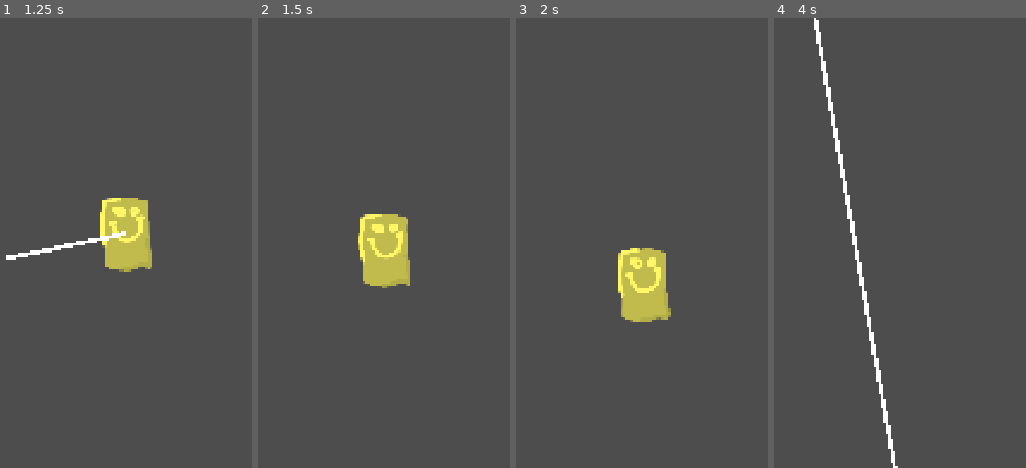
Above: before the commit, frames 1-4 (left to right).
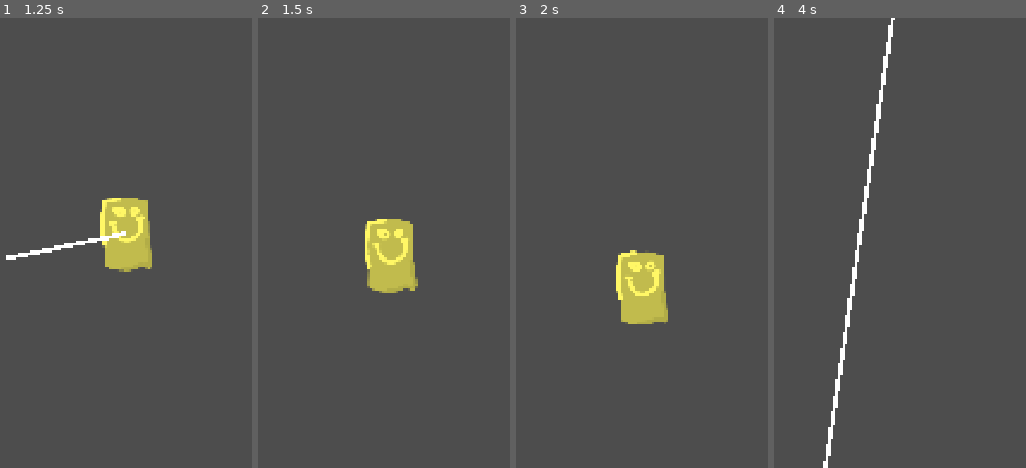
Above: after the commit, the same moments.

Repository: ParadoxicXenos/haven-game-wlg
Game: Godot game, scene res://Scenes/levels.tscn
The game is run twice, just before and just after one commit, with the same random seed, the same clock (stepped at 60 frames per second) and the same inputs.
Inputs (mouse positions are in pixels of both pictures, inside the frame that each line leads up to):
- Up to frame 1 (1.25 s): move the mouse to (outside the picture) at 0.52 s; press the mouse at (outside the picture) at 0.53 s; hold Right (right) from 0.53 s (still down); tap Up (up) at 0.77 s
- Up to frame 2 (1.5 s): keep holding Right (right); move the mouse to (outside the picture) at 1.27 s; release the mouse at (outside the picture) at 1.28 s; click (outside the picture) at 1.35 s
- Up to frame 3 (2 s): keep holding Right (right); tap Up (up) at 1.52 s
- Up to frame 4 (4 s): move the mouse to (937, 144) at 2.02 s; release Right (right) at 2.03 s; press the mouse at (937, 144) at 2.03 s; hold Left (left) 2.03-2.78 s; move the mouse to (816, 333) at 2.77 s; release the mouse at (816, 333) at 2.78 s; hold Right (right) from 2.78 s (still down); click (816, 333) at 2.85 s; tap Up (up) at 3.02, 3.77 s; move the mouse to (outside the picture) at 3.52 s; press the mouse at (outside the picture) at 3.53 s

Frame 1 is identical in both runs. In frame 2, 1.9% of the frame differs, in the area x 39-64%, y 43-62%; in frame 3, 1.0%; in frame 4, 3.3%, in the area x 15-50%, y 0-100%.

Commit message:
Movement

Diff:
--- a/game/Scripts/arrow.gd
+++ b/game/Scripts/arrow.gd
@@ -20,10 +20,11 @@
 		arrowLine.visible = true
 		var mouseVec= OGmousePos-get_global_mouse_position()
 		arrowLine.set_point_position(1,Vector2(0,0)+mouseVec*arrowMult)
-		print(mouseVec)
 		##$Sprite2D.position = OGmousePos + mouseVec
 	if Input.is_action_just_released("click"):
 		var mouseVec= OGmousePos-get_global_mouse_position()
-		print(mouseVec,"RELEASED")
+		print("RELEASED")
 		arrowLine.visible = false
-		charBody.velocity -= mouseVec
+		charBody.arrowSpeed = mouseVec
+		print("mousevec:",mouseVec)
+		print("velocity:",charBody.velocity)
--- a/game/Scripts/character_body_2d.gd
+++ b/game/Scripts/character_body_2d.gd
@@ -5,6 +5,7 @@
 const GRAVITY = 2000.0
 const JUMP_VELOCITY = -1000.0
 var xSpeed = 0
+var arrowSpeed : Vector2
 
 
 func _physics_process(delta: float) -> void:
@@ -20,6 +21,8 @@
 	if direction:
 		xSpeed += direction * SPEED
 	xSpeed *= 0.9
+	xSpeed += arrowSpeed.x * 10
+	velocity.y += arrowSpeed.y * 10
 	velocity.x = move_toward(xSpeed, 0, SPEED)
-
+	arrowSpeed = Vector2(0,0)
 	move_and_slide()
